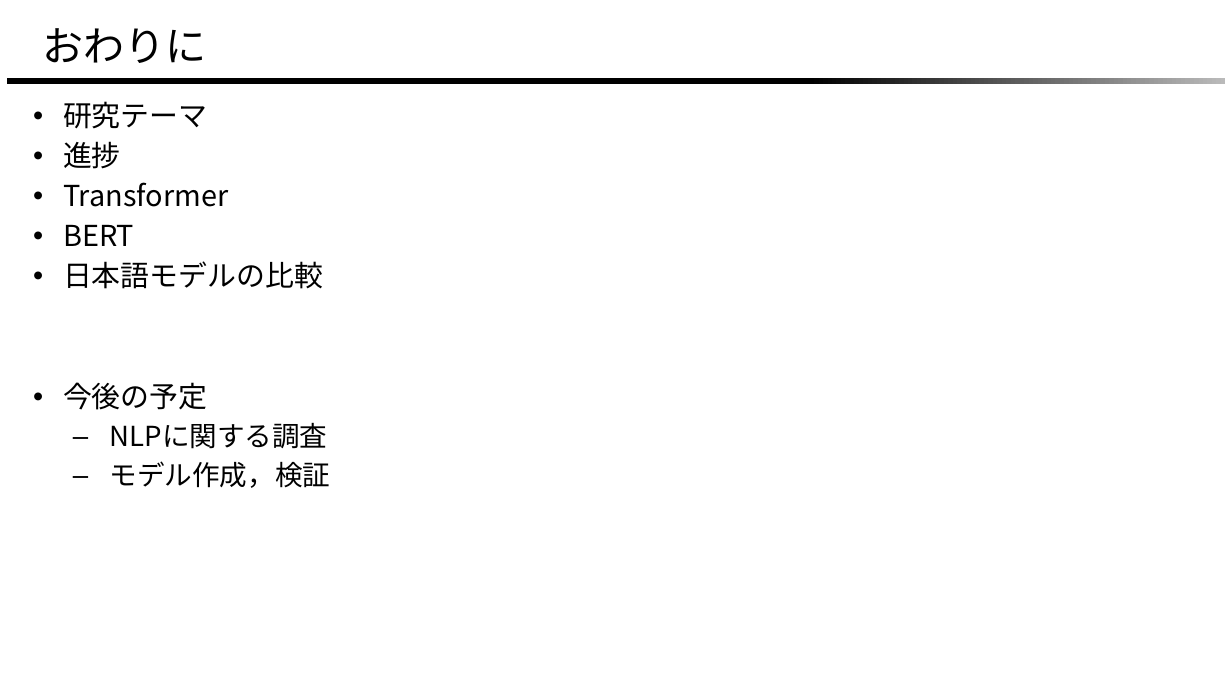
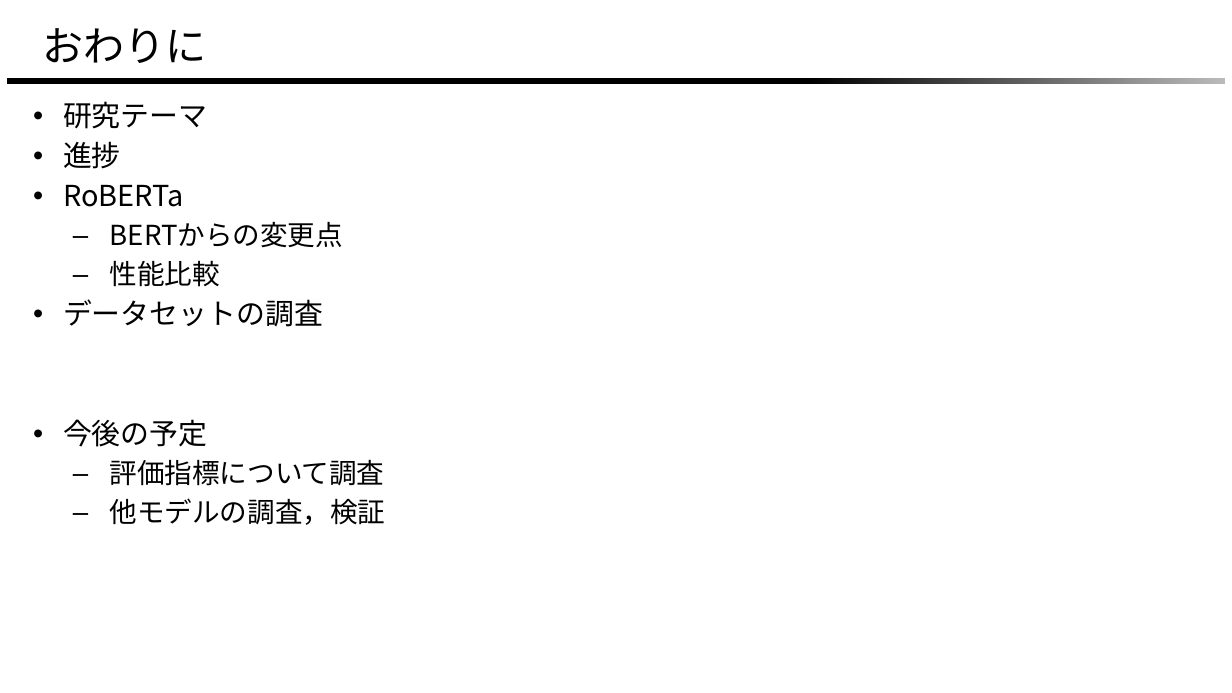
Before and after one commit to masa1357/research, a slide deck: slide 11 of 2023/meeting/0429meeting/0429meeting.pptx (slide 7 before the commit). Drawn at 1232x693 pixels with LibreOffice and Linux fonts; fonts in the diff are those of the drawing; background and template pictures are left out. Boxes give left, top, right and bottom in pixels: in the first picture for what was removed or moved away, otherwise in the second. Text is boxed around its words. In the diff, an @@ line names an element or a change of style, - is before the commit and + after.

```diff
--- a/2023/meeting/0429meeting/0429meeting.pptx
+++ b/2023/meeting/0429meeting/0429meeting.pptx
@@ text at (x1=63, y1=184, x2=343, y2=327): text changed @@
-• Transformer
-• BERT
-• 日本語モデルの比較
+• RoBERTa
+  – BERTからの変更点
+  – 性能比較
+• データセットの調査
@@ text at (x1=110, y1=459, x2=386, y2=525): text changed @@
-  – NLPに関する調査
-  – モデル作成，検証
+  – 評価指標について調査
+  – 他モデルの調査，検証
```
Also in this commit, not shown: 3 other slides changed, 7 slides added, 3 slides removed, 5 other files.
